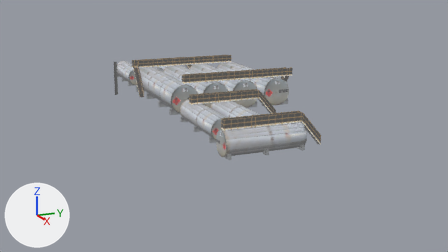
Before and after pictures for a commit that changed the Blender file Models/Airport/blender-files/fuelfarm1b.blend.
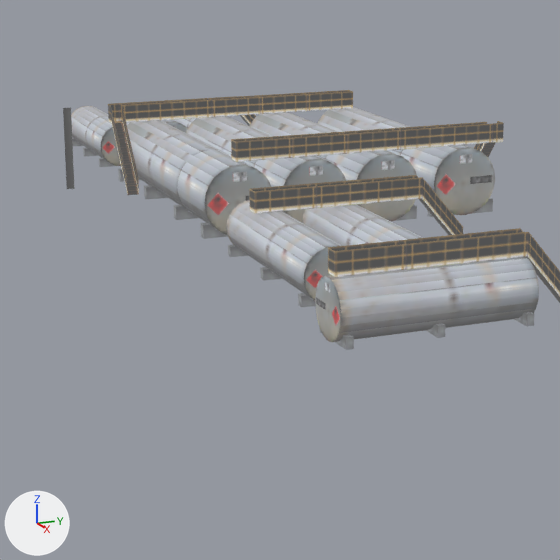
Each version appears first from the file's camera 'Camera', and next in a close-up on the part from 20% to 70% of the width and 7% to 97% of the height. Lighting does not change. The marker at lower left points along +X, +Y and +Z. The last two pictures show the newer version.

Names of what the first close-up shows: 'POLY_OS=0 HARD= BLEND=yes'.
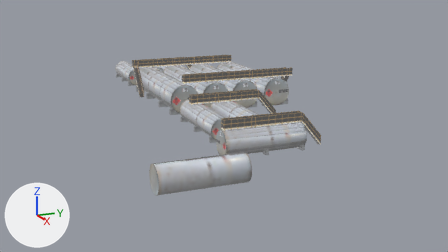
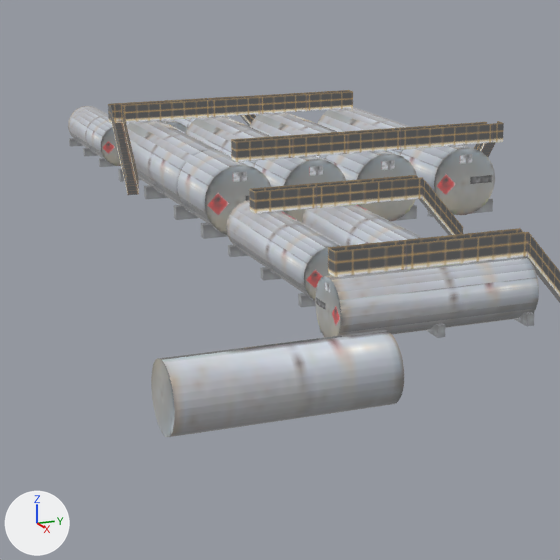
Changed parts and their boxes (x1, y1, x2, y2) in the close-ups (560 x 560 px):
'POLY_OS=0 HARD= BLEND=yes', reshaped: before (63, 90, 560, 350); after (68, 90, 560, 338)
'Circle', added: after (151, 330, 404, 437)
part 1 of me_poly_os_0_000000, deleted: before (63, 107, 74, 189)

The edits, one by one:
me_poly_os_0_000000 is used by ob_poly_os_0_hard__blend_yes; parent ob_default_lod; location (0.0, 0.0, 0.0).
me_poly_os_0_000000 had 2784 vertices, 4333 faces, 6 loose edges and spanned x -73.0..0.0, y 0.0..5.4, z -30.4..12.9.
me_poly_os_0_000000 now has 2664 vertices, 4241 faces and spans x -59.2..-2.9, y 0.0..5.4, z -25.2..-4.1.
me_poly_os_0_000000 part 1: 14 loose pieces with 111 vertices, spanning x -73.0..0.0, y 0.0..5.4, z -30.4..12.9, are deleted.
Other edits to the shape of me_poly_os_0_000000 do not show in these pictures.
Mesh me_circle is new.
It is a 32-sided cylinder along y spanning x -1.6..1.6, y -5.0..5.0, z -1.6..1.6.
It uses material mat_def (picture img_fuelfarm11b_png).
Object 'Circle' (ob_circle) is new; it shows me_circle.
Its location is (0.0, 0.0, 0.0).
